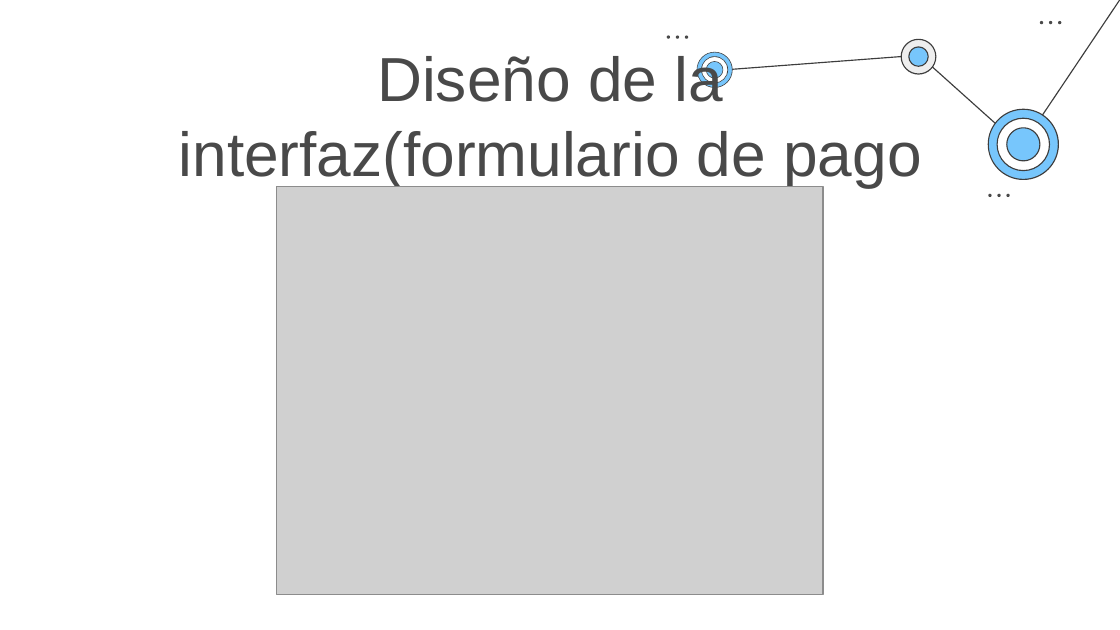
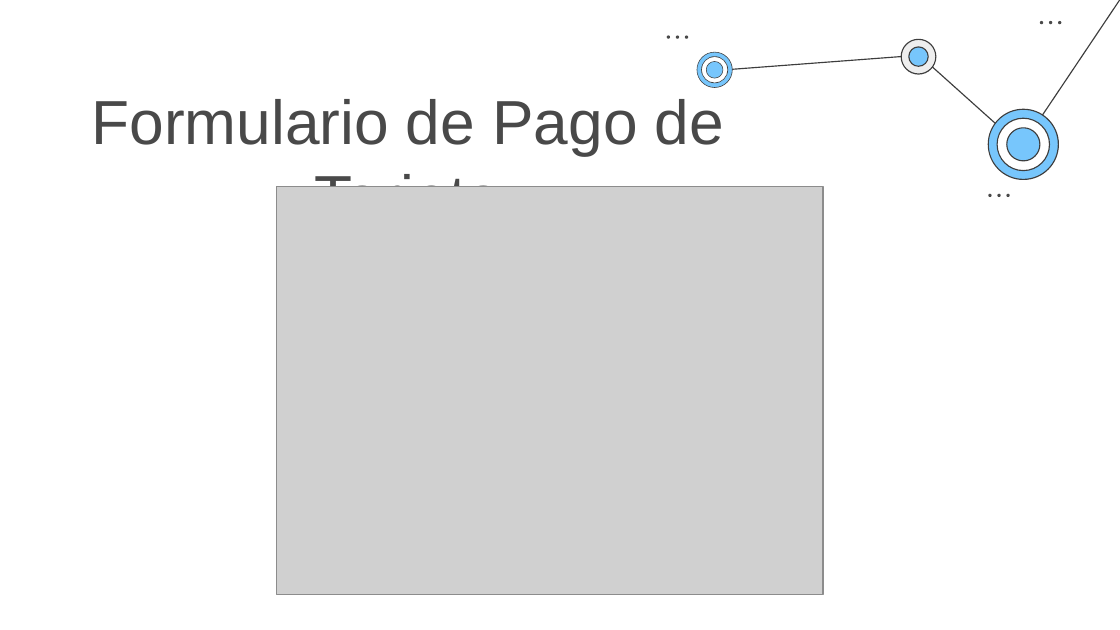
Before and after one commit to elias-gill-UNA/Compartido, a slide deck: slide 8 of parcial2/PresentacionSegundoParcial.pptx (slide 9 before the commit). Drawn at 1120x630 pixels with LibreOffice and Linux fonts; fonts in the diff are those of the drawing; grey boxes stand for pictures. Boxes give left, top, right and bottom in pixels: in the first picture for what was removed or moved away, otherwise in the second. Text is boxed around its words. In the diff, an @@ line names an element or a change of style, - is before the commit and + after.

```diff
--- a/parcial2/PresentacionSegundoParcial.pptx
+++ b/parcial2/PresentacionSegundoParcial.pptx
@@ text at <box>92,99,724,187</box>: text changed @@
-Diseño de la interfaz(formulario de pago de tarjeta)
+Formulario de Pago de Tarjeta
```
Also in this commit, not shown: 14 other slides changed, 2 slides added, 2 slides removed, 12 other files.
